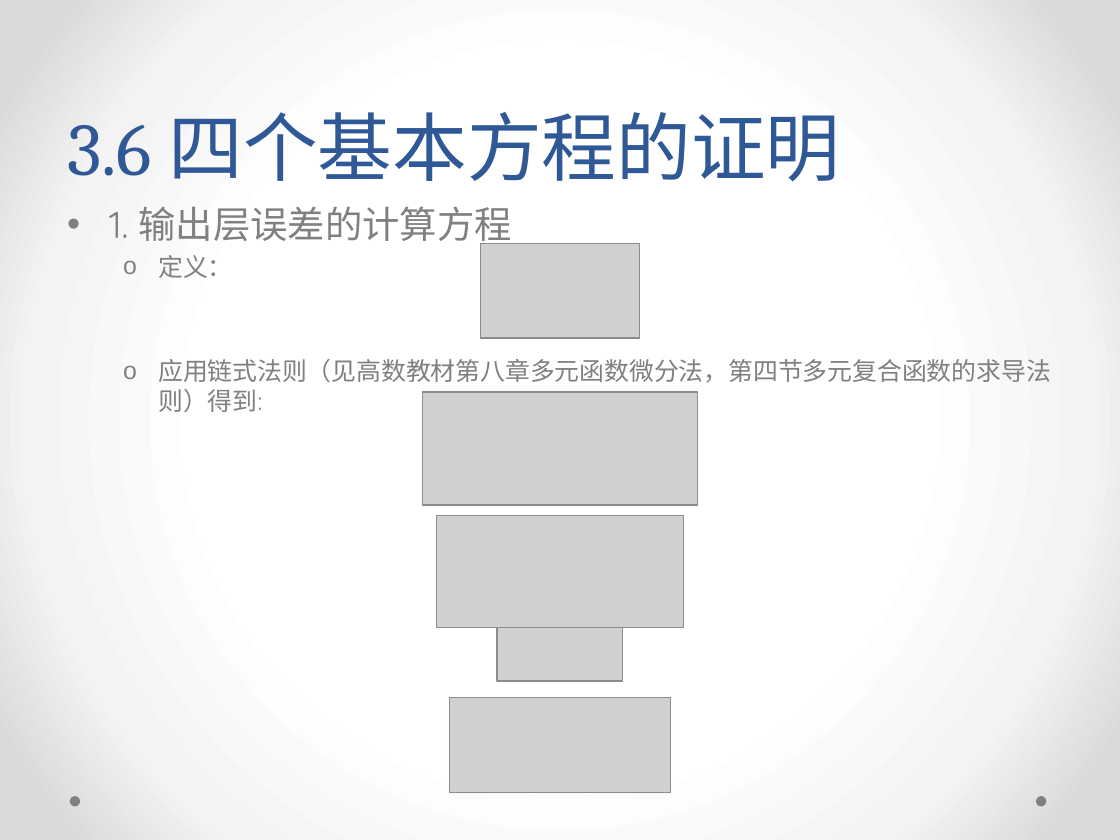
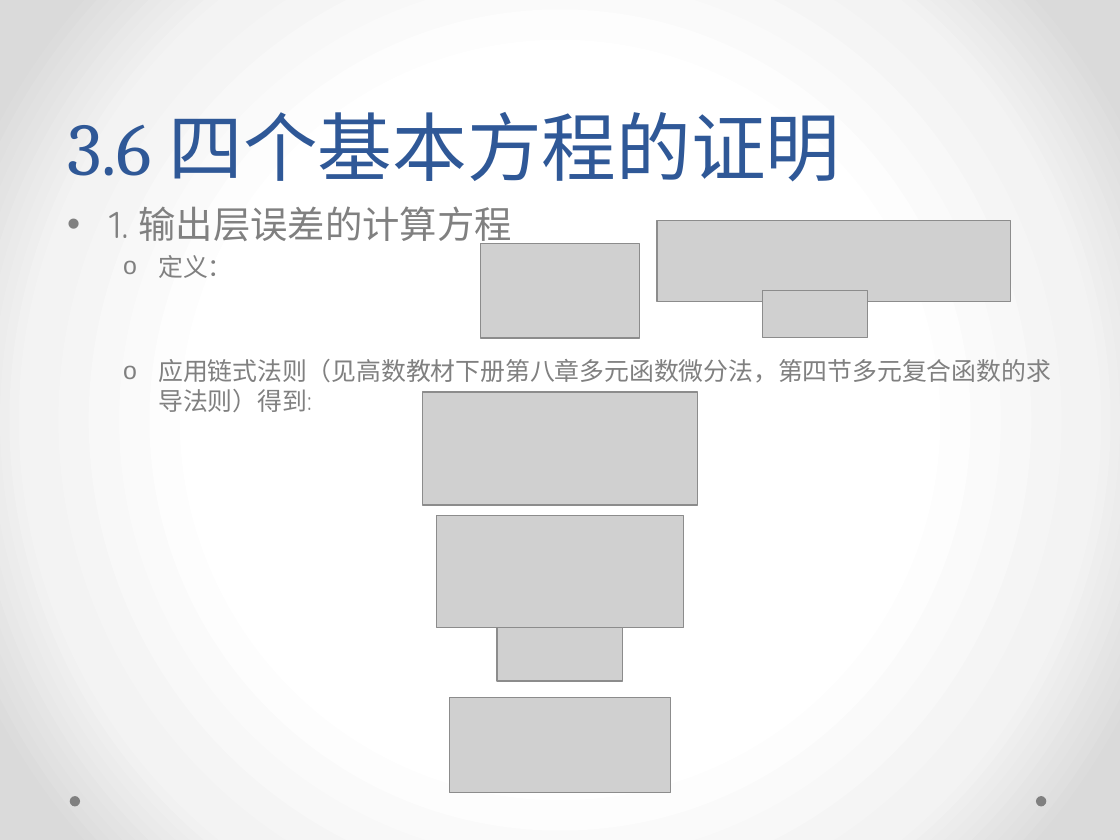
Before and after one commit to yish0000/neuralnetwork, a slide deck: slide 50 of 深度学习数学原理初探.pptx. Drawn at 1120x840 pixels with LibreOffice and Linux fonts; fonts in the diff are those of the drawing; grey boxes stand for pictures; background and template pictures are left out. Boxes give left, top, right and bottom in pixels: in the first picture for what was removed or moved away, otherwise in the second. Text is boxed around its words. In the diff, an @@ line names an element or a change of style, - is before the commit and + after.

```diff
--- a/深度学习数学原理初探.pptx
+++ b/深度学习数学原理初探.pptx
@@ picture added at [657,221,1011,301] @@
@@ picture added at [763,291,868,338] @@
@@ text at [158,359,1051,412]: text changed @@
-  o 应⽤链式法则（见高数教材第八章多元函数微分法，第四节多元复合函数的求导法则）得到:
+  o 应⽤链式法则（见高数教材下册第八章多元函数微分法，第四节多元复合函数的求导法则）得到:
```
Also in this commit, not shown: 10 other slides changed.
